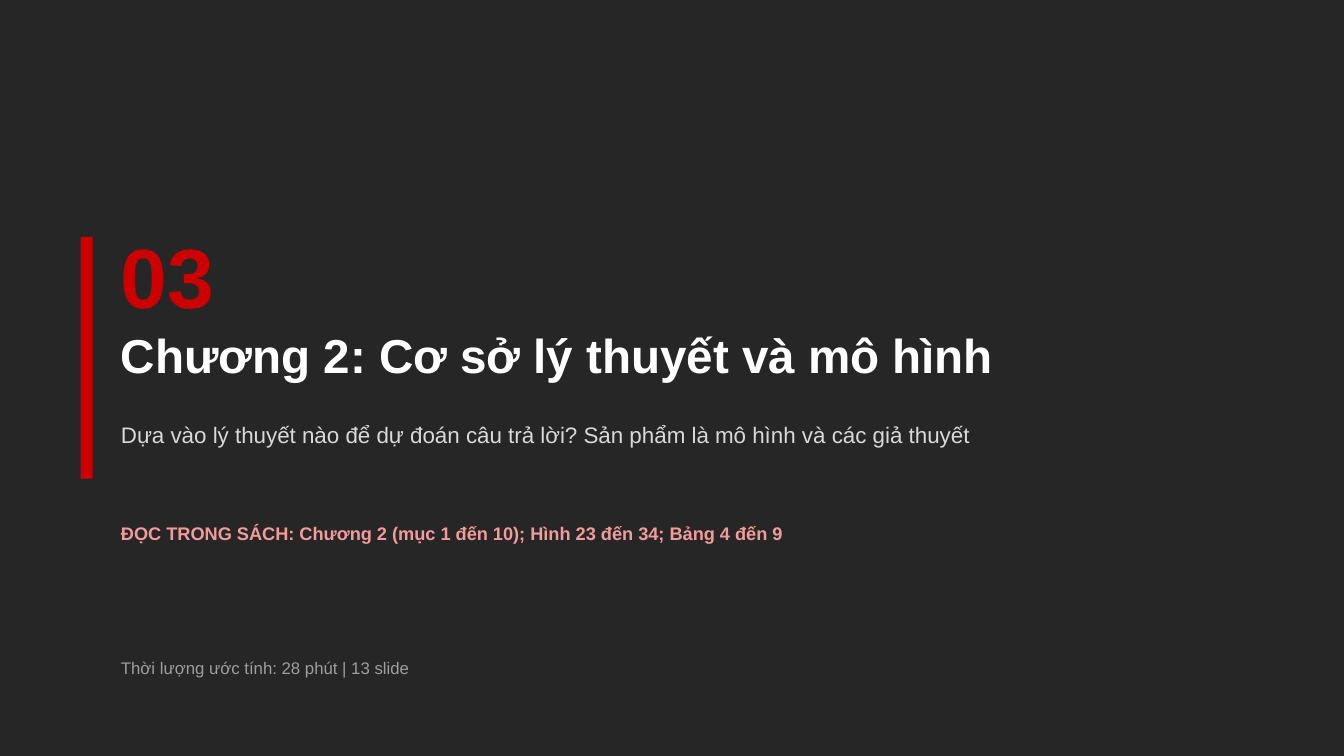
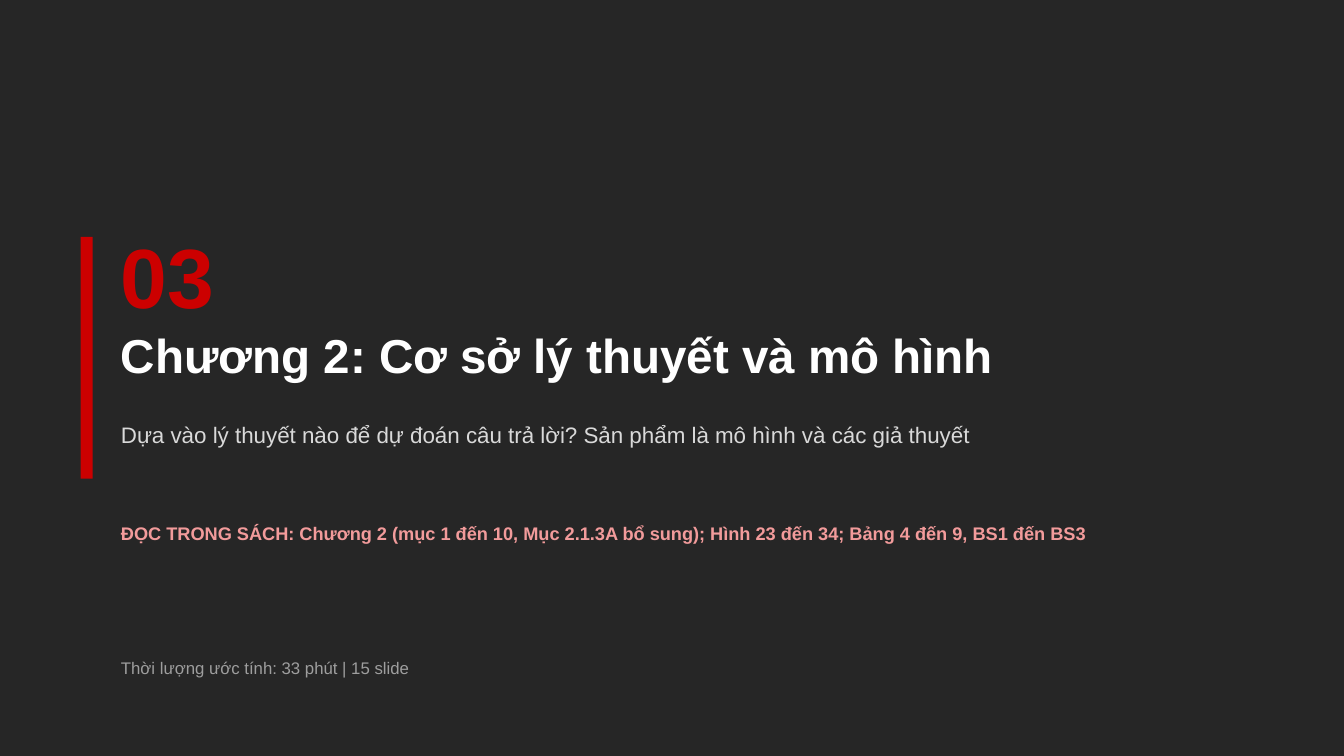
Before and after one commit to johnneinadlerr0353-bot/sachhuongdan, a slide deck: slide 30 of Core_Slide_2_HD2_Bain.pptx. Drawn at 1344x756 pixels with LibreOffice and Linux fonts; fonts in the diff are those of the drawing. Boxes give left, top, right and bottom in pixels: in the first picture for what was removed or moved away, otherwise in the second. Text is boxed around its words. In the diff, an @@ line names an element or a change of style, - is before the commit and + after.

```diff
--- a/Core_Slide_2_HD2_Bain.pptx
+++ b/Core_Slide_2_HD2_Bain.pptx
@@ text at <box>121,526,1085,544</box>: text changed @@
-ĐỌC TRONG SÁCH: Chương 2 (mục 1 đến 10); Hình 23 đến 34; Bảng 4 đến 9
+ĐỌC TRONG SÁCH: Chương 2 (mục 1 đến 10, Mục 2.1.3A bổ sung); Hình 23 đến 34; Bảng 4 đến 9, BS1 đến BS3
@@ text at <box>121,661,409,678</box>: text changed @@
-Thời lượng ước tính: 28 phút | 13 slide
+Thời lượng ước tính: 33 phút | 15 slide
```
Also in this commit, not shown: 68 other slides changed, 13 slides added, 4 other files.
